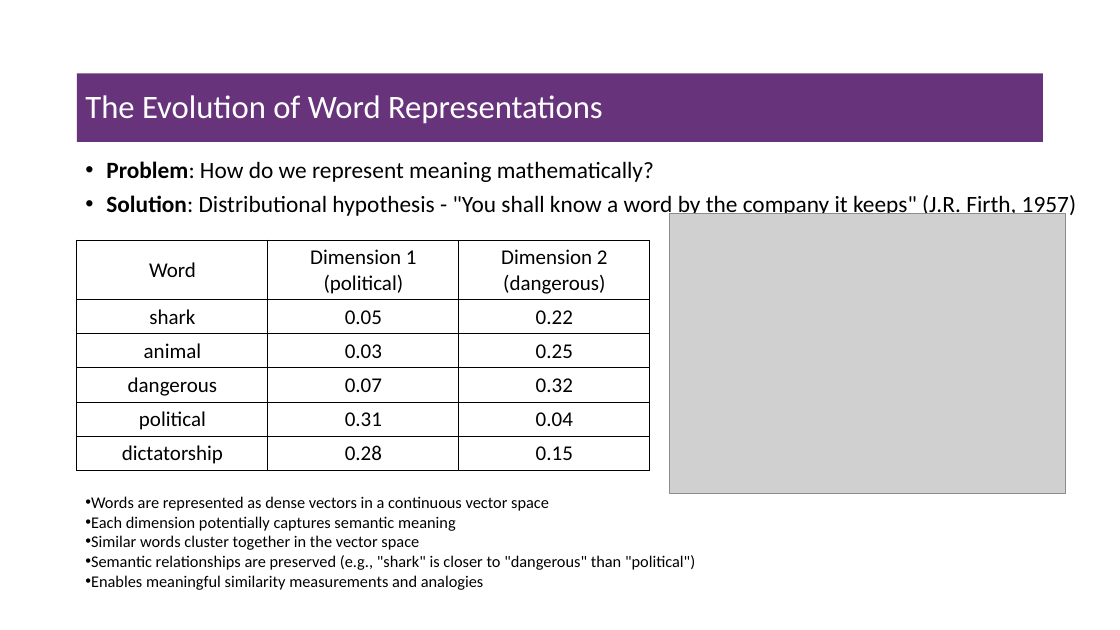
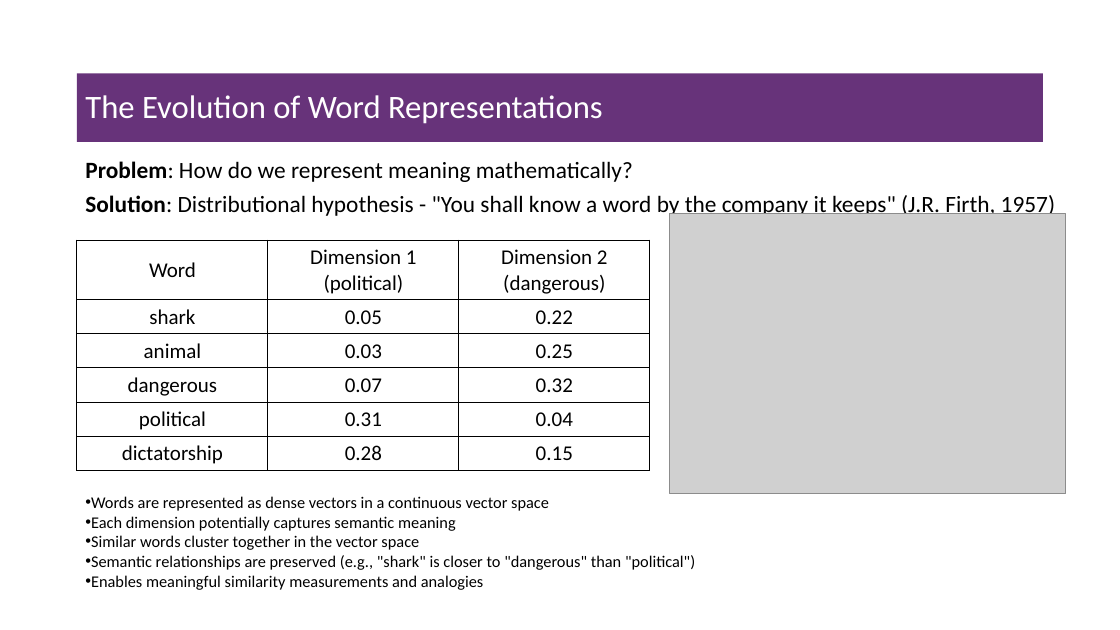
Before and after one commit to msfasha/307307-BI-Methods, a slide deck: slide 30 of 20242-NLP-LLM/lecture notes/Part 2 - Introduction to Large Language Models/Part 2 - Introduction to Large Language Models.pptx (slide 27 before the commit). Drawn at 1120x630 pixels with LibreOffice and Linux fonts; fonts in the diff are those of the drawing; grey boxes stand for pictures; background and template pictures are left out. Boxes give left, top, right and bottom in pixels: in the first picture for what was removed or moved away, otherwise in the second. Text is boxed around its words. In the diff, an @@ line names an element or a change of style, - is before the commit and + after.

```diff
--- a/20242-NLP-LLM/lecture notes/Part 2 - Introduction to Large Language Models/Part 2 - Introduction to Large Language Models.pptx
+++ b/20242-NLP-LLM/lecture notes/Part 2 - Introduction to Large Language Models/Part 2 - Introduction to Large Language Models.pptx
@@ text "Problem: How do we represent ..." at <box>85,161,1055,219</box>: bullet • to none @@
```
Also in this commit, not shown: 5 other slides changed, 4 slides added, 1 slide removed, 3 other files.
